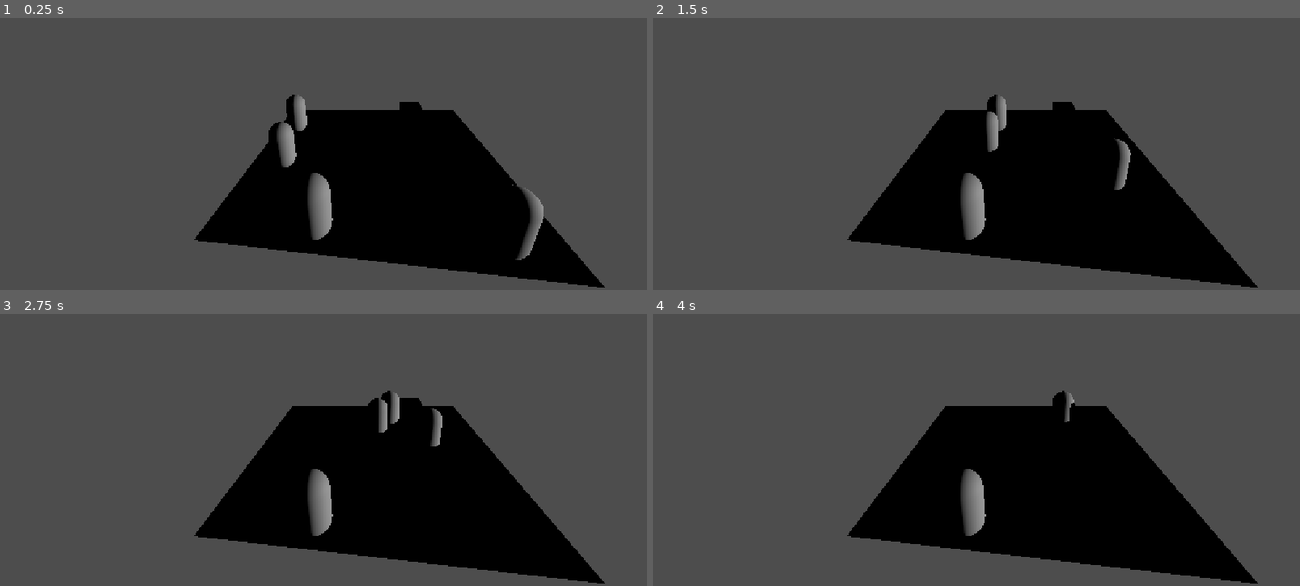
Above: before the commit, frames 1-4 (two rows, left to right).
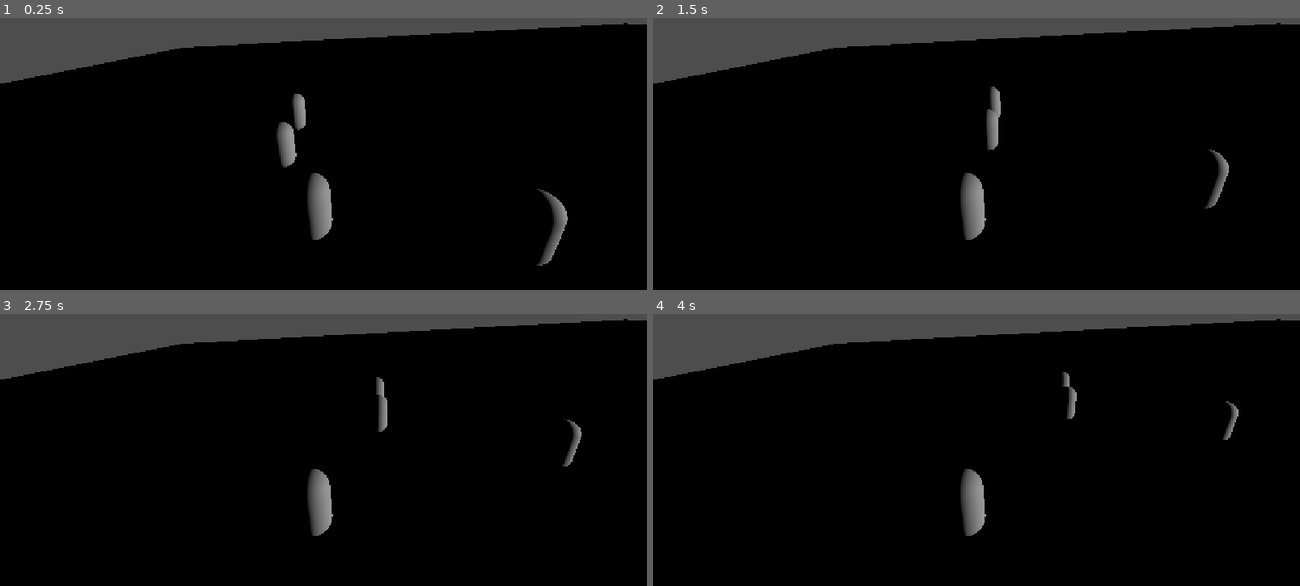
Above: after the commit, the same moments.

Repository: StevenChurchill671/realEconomy
Game: Godot game, scene res://root.tscn
The game is run twice, just before and just after one commit, with the same random seed, the same clock (stepped at 60 frames per second) and the same inputs.
Inputs:
- Up to frame 1 (0.25 s): no input
- Up to frame 2 (1.5 s): no input
- Up to frame 3 (2.75 s): no input
- Up to frame 4 (4 s): no input

The runs differ from the first frame. In frame 1, 66% of the frame differs, in the area x 0-100%, y 1-100%; in frame 2, 66%; in frame 3, 66%; in frame 4, 66%.
Error in both runs: Invalid call. Nonexistent function 'setupFaction' in base 'Nil'. (res://faction_holder.gd:11)

Commit message:
Add files via upload

Diff:
--- a/real-economy/farm.gd
+++ b/real-economy/farm.gd
@@ -12,7 +12,7 @@
 var workersToiling : Array[Person] = []
 
 var itemProduced : String = "Wheat"
-var workNeeded : int = 400
+var workNeeded : int = 2000
 
 func addWorkerToThis(thisWorker):
 	if! workersToiling.has(thisWorker):
@@ -23,12 +23,13 @@
 		thisTimer.one_shot = true
 		thisTimer.start(1)
 
-func _on_working_time_timeout(thisWorker : Person, thisTimer) :
+func _on_working_time_timeout(thisWorker : Person, thisTimer:Timer) :
 	workersToiling.erase(thisWorker)
 	if workNeeded - thisWorker.labourAblity > 0:
 		workNeeded -= thisWorker.labourAblity
 	else:
 		#workNeeded -= thisWorker.labourAblity
-		workNeeded = (4000 + (workNeeded - thisWorker.labourAblity ))
-		amountOfProducedItem + 1
+		workNeeded = (2000 + (workNeeded - thisWorker.labourAblity ))
+		amountOfProducedItem += 1
 	print(str(workNeeded))
+	thisTimer.queue_free()
--- a/real-economy/farm.tscn
+++ b/real-economy/farm.tscn
@@ -5,6 +5,7 @@
 [sub_resource type="BoxMesh" id="BoxMesh_g4v7s"]
 
 [node name="farm" type="Node3D" unique_id=838175959]
+transform = Transform3D(5, 0, 0, 0, 1, 0, 0, 0, 5, 0, 0, 0)
 script = ExtResource("1_ju177")
 
 [node name="MeshInstance3D" type="MeshInstance3D" parent="." unique_id=1346943020]
--- a/real-economy/test_location.tscn
+++ b/real-economy/test_location.tscn
@@ -6,7 +6,7 @@
 [ext_resource type="Resource" uid="uid://u4v4p5v1u23y" path="res://Faction List/exampleFactionOne.tres" id="4_21p7k"]
 
 [sub_resource type="PlaneMesh" id="PlaneMesh_yf5fn"]
-size = Vector2(10, 10)
+size = Vector2(100, 100)
 
 [sub_resource type="ConvexPolygonShape3D" id="ConvexPolygonShape3D_mrwl0"]
 points = PackedVector3Array(-5, 0, -5, -5, 0, 5, 5, 0, -5, 5, 0, 5)
@@ -15,6 +15,10 @@
 script = ExtResource("1_7smf6")
 locationCitizens = [NodePath("Employer"), NodePath("person2")]
 
+[node name="farm" parent="." unique_id=838175959 node_paths=PackedStringArray("ownerOf") instance=ExtResource("1_adare")]
+transform = Transform3D(5, 0, 0, 0, 1, 0, 0, 0, 5, 18.405163, 0, 21.252956)
+ownerOf = NodePath("../Employer")
+
 [node name="MeshInstance3D" type="MeshInstance3D" parent="." unique_id=1587858785]
 mesh = SubResource("PlaneMesh_yf5fn")
 
@@ -22,10 +26,6 @@
 
 [node name="CollisionShape3D" type="CollisionShape3D" parent="MeshInstance3D/StaticBody3D" unique_id=723488515]
 shape = SubResource("ConvexPolygonShape3D_mrwl0")
-
-[node name="farm" parent="." unique_id=838175959 node_paths=PackedStringArray("ownerOf") instance=ExtResource("1_adare")]
-transform = Transform3D(1, 0, 0, 0, 1, 0, 0, 0, 1, 3.332118, 0.5, 2.2444355)
-ownerOf = NodePath("../Employer")
 
 [node name="Employer" parent="." unique_id=570725723 node_paths=PackedStringArray("ownedLocations") instance=ExtResource("3_0yauj")]
 transform = Transform3D(1, 0, 0, 0, 1, 0, 0, 0, 1, -4.345195, 1, -1.4805975)
